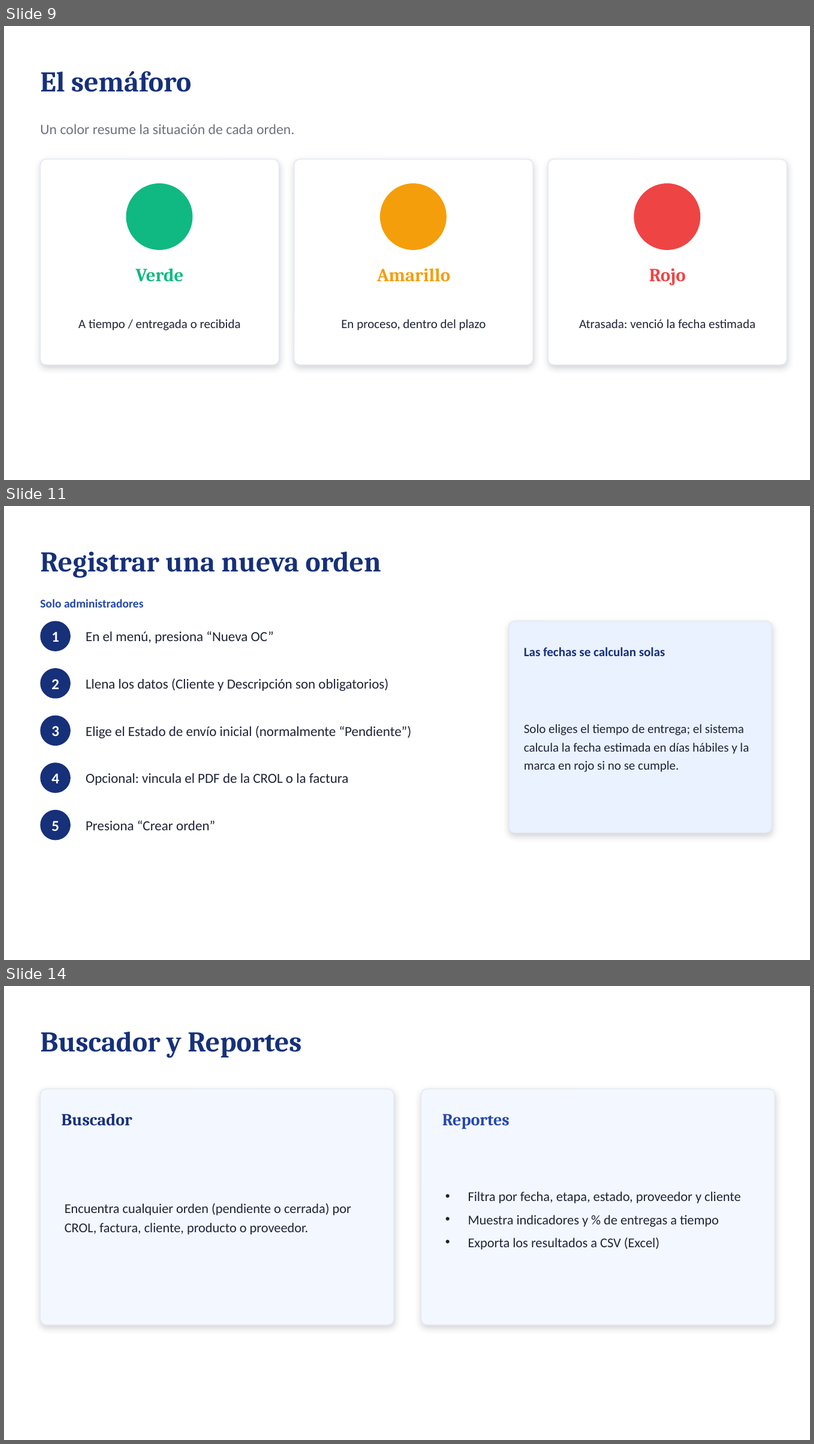
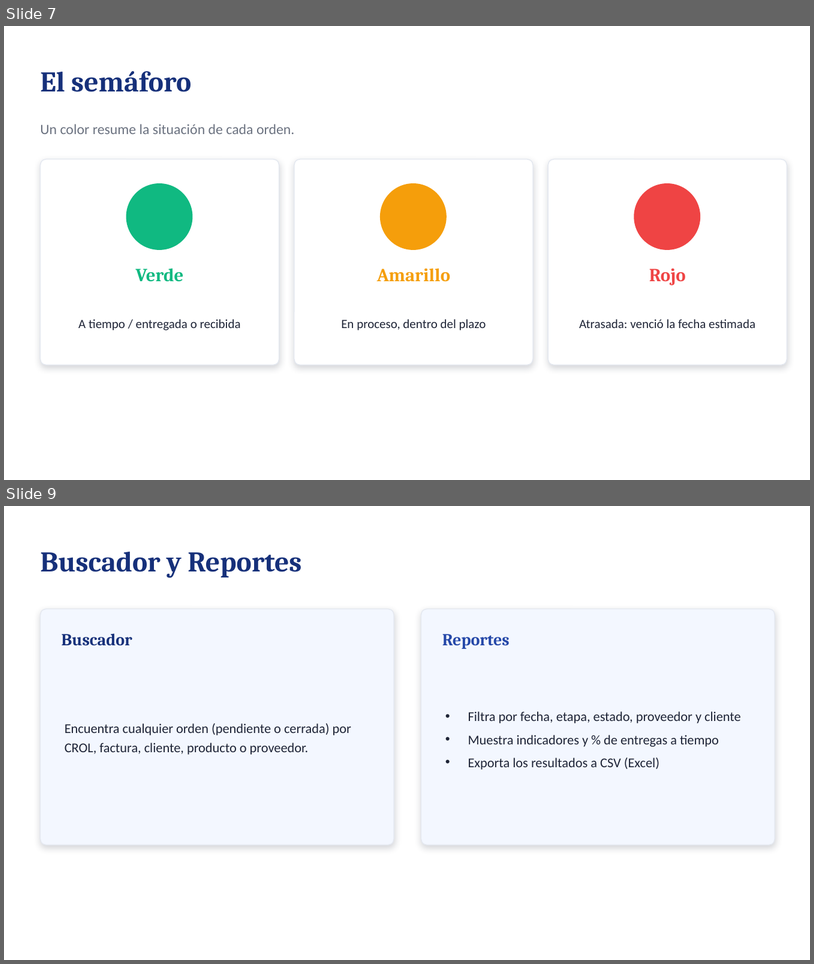
Before and after one commit to carlossbel/OC-Compras, a slide deck: Presentacion Capacitacion - BLOOBIT OC.pptx. Shown one above the other, each under a label of ours: slides 9, 11 and 14 before the commit, slides 7 and 9 after it; the slides between them are not shown. The pictures are 814x1444 and 814x964 pixels, drawn with LibreOffice and Linux fonts; fonts in the diff are those of the drawing. Boxes give left, top, right and bottom in pixels: in the first picture for what was removed or moved away, otherwise in the second. Text is boxed around its words. In the diff, an @@ line names an element or a change of style, - is before the commit and + after.

```diff
--- a/Presentacion Capacitacion - BLOOBIT OC.pptx
+++ b/Presentacion Capacitacion - BLOOBIT OC.pptx
@@ slide 11 removed at (4, 506, 810, 960), background #FFFFFF @@
@@ text removed at (40, 552, 381, 578) @@
-Registrar una nueva orden
@@ text removed at (40, 599, 144, 607) @@
-Solo administradores
@@ ellipse removed at (40, 621, 71, 651) @@
@@ text removed at (51, 631, 59, 642) @@
-1
@@ text removed at (86, 631, 274, 643) @@
-En el menú, presiona “Nueva OC”
@@ rounded rectangle removed at (509, 621, 772, 832) @@
@@ text removed at (524, 647, 665, 656) @@
-Las fechas se calculan solas
@@ ellipse removed at (40, 668, 71, 699) @@
@@ text removed at (51, 679, 59, 689) @@
-2
@@ text removed at (86, 678, 389, 691) @@
-Llena los datos (Cliente y Descripción son obligatorios)
@@ ellipse removed at (40, 715, 71, 745) @@
@@ text removed at (51, 726, 59, 736) @@
-3
@@ text removed at (86, 726, 412, 738) @@
-Elige el Estado de envío inicial (normalmente “Pendiente”)
@@ text removed at (524, 724, 749, 772) @@
-Solo eliges el tiempo de entrega; el sistema calcula la fecha estimada en días hábiles y la marca en rojo si no se cumple.
@@ ellipse removed at (40, 762, 71, 793) @@
@@ text removed at (51, 773, 59, 783) @@
-4
@@ text removed at (86, 773, 349, 785) @@
-Opcional: vincula el PDF de la CROL o la factura
@@ ellipse removed at (40, 810, 71, 840) @@
@@ text removed at (51, 820, 59, 831) @@
-5
@@ text removed at (86, 820, 215, 830) @@
-Presiona “Crear orden”
@@ what was slide 9 is now slide 7 @@
@@ what was slide 14 is now slide 9 @@
```
Also in this commit, not shown: 1 slide changed, 4 other slides removed, 2 other files.
